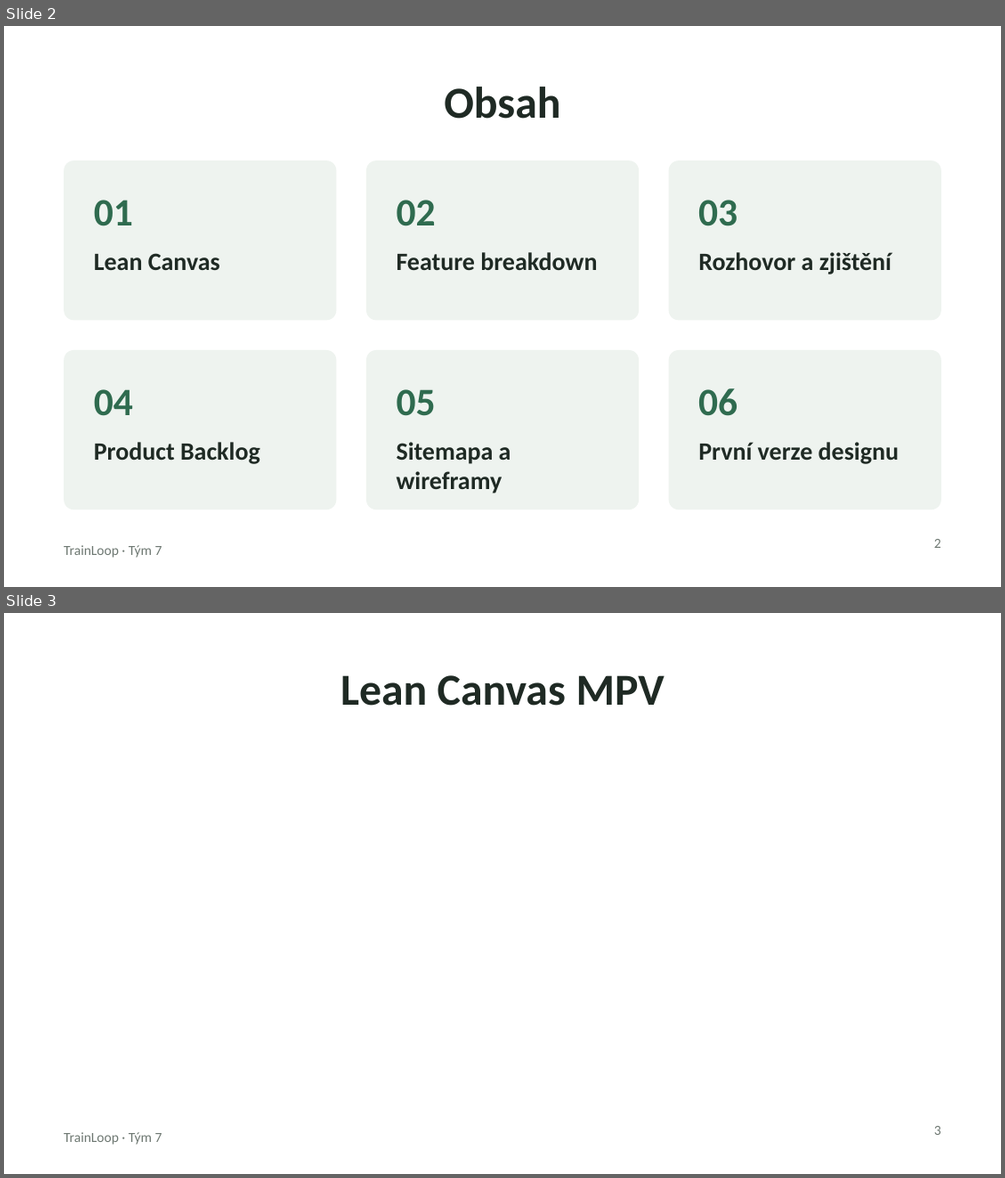
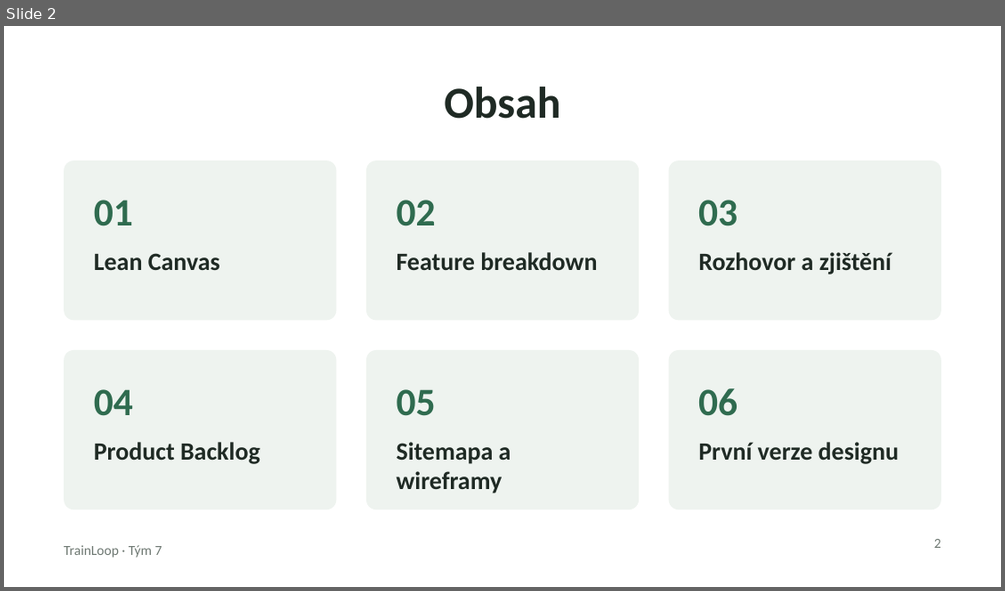
Before and after one commit to applifting-vsecourse/team-7, a slide deck: Docs/TrainLoop_prezentace.pptx. Shown one above the other, each under a label of ours: slides 2 and 3 before the commit, slide 2 after it. The pictures are 1005x1178 and 1005x591 pixels, drawn with LibreOffice and Linux fonts; fonts in the diff are those of the drawing. Boxes give left, top, right and bottom in pixels: in the first picture for what was removed or moved away, otherwise in the second. Text is boxed around its words. In the diff, an @@ line names an element or a change of style, - is before the commit and + after.

Commit message:
Upravena prezentace o pdf verze Lean canvasu

```diff
--- a/Docs/TrainLoop_prezentace.pptx
+++ b/Docs/TrainLoop_prezentace.pptx
@@ slide 3 removed at (4,613,1001,1174), background #FFFFFF; not listed: 1 template element that a slide beside it also shows @@
@@ title removed at (340,675,664,706) @@
-Lean Canvas MPV
@@ page number removed at (934,1126,941,1135) @@
-3
```
Also in this commit, not shown: 3 slides added, 1 other slide removed.
